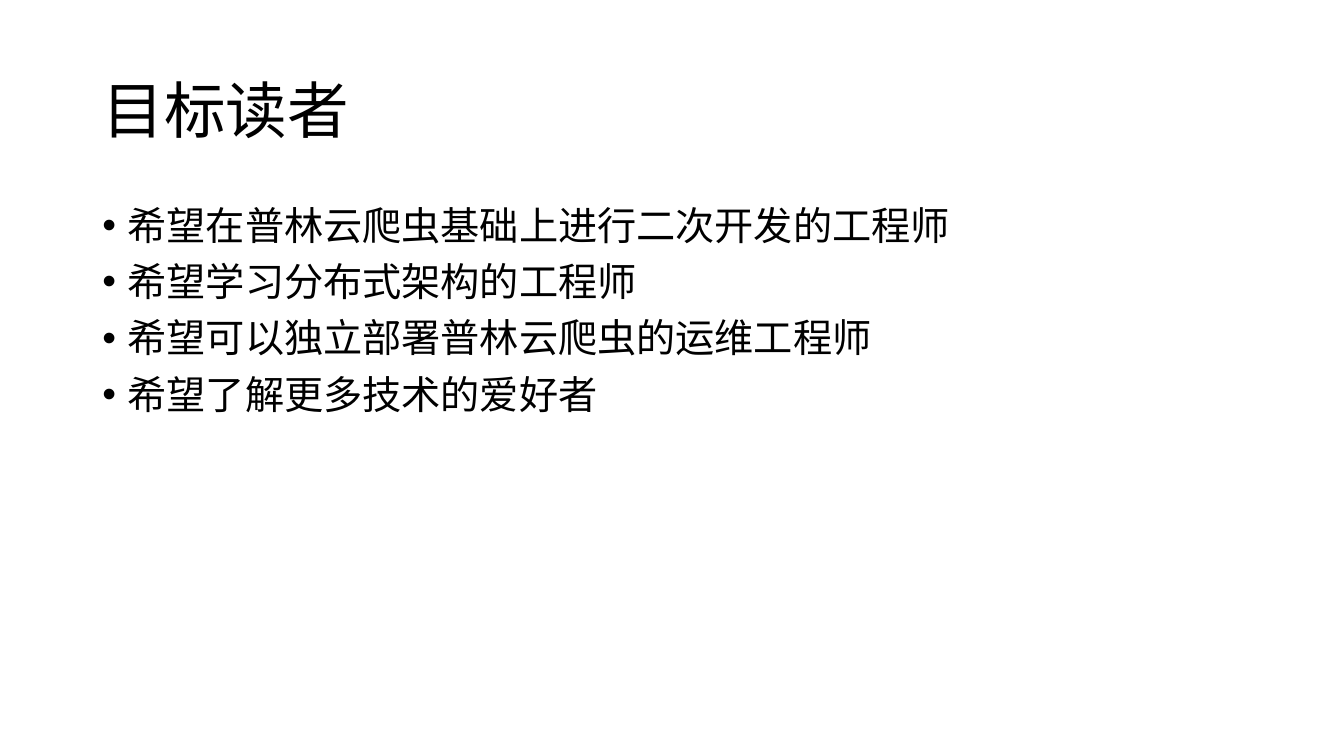
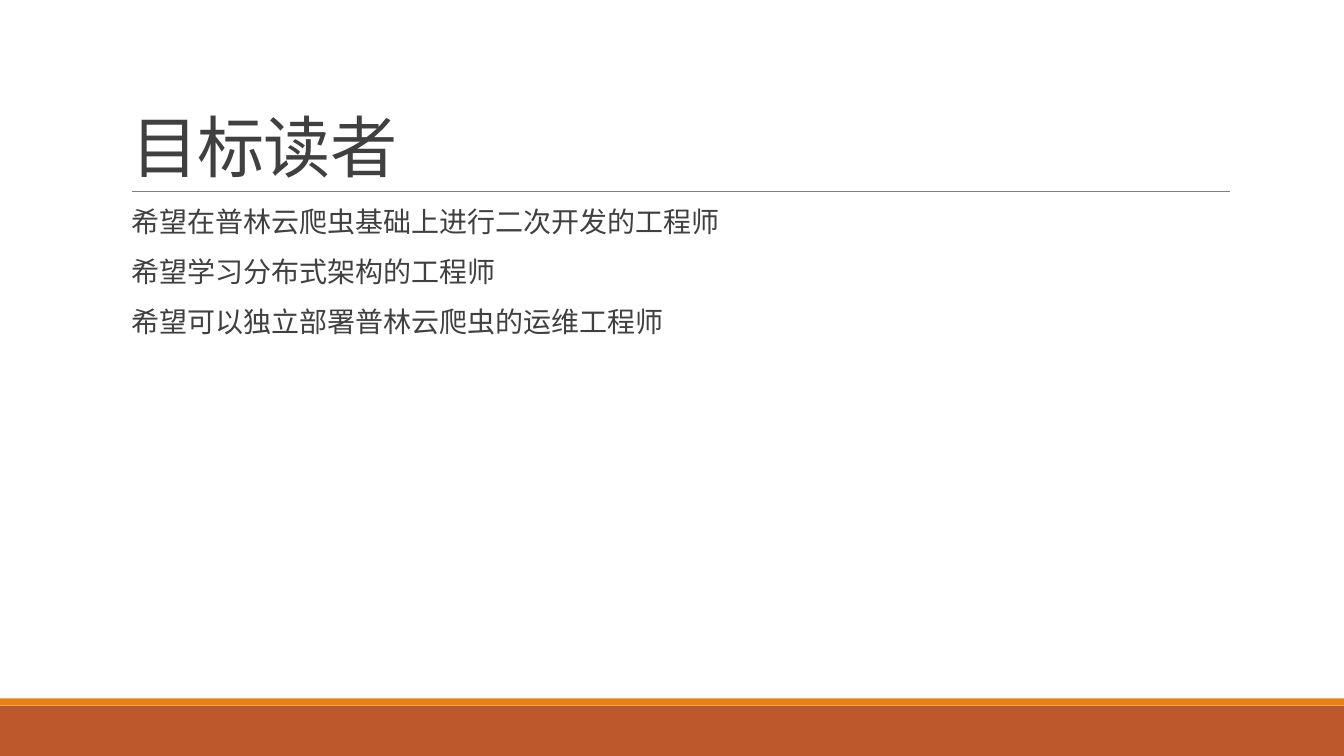
Before and after one commit to xcctbys/clawer, a slide deck: slide 3 of docs/Cloud_Clawer_Of_Princetechs.pptx. Drawn at 1344x756 pixels with LibreOffice and Linux fonts; fonts in the diff are those of the drawing. Boxes give left, top, right and bottom in pixels: in the first picture for what was removed or moved away, otherwise in the second. Text is boxed around its words. In the diff, an @@ line names an element or a change of style, - is before the commit and + after.

```diff
--- a/docs/Cloud_Clawer_Of_Princetechs.pptx
+++ b/docs/Cloud_Clawer_Of_Princetechs.pptx
@@ title "目标读者": place and size @@
-title "目标读者" at box(102, 81, 348, 138)
+title "目标读者" at box(131, 115, 398, 178)
@@ title "目标读者" at box(131, 115, 398, 178): size 44 to 48 pt, font Noto Sans CJK SC to Calibri, text colour #000000 to #404040, letter spacing 0 to -0.5 pt; line spacing 0.9 to 0.85; vertical alignment middle to bottom @@
@@ text "希望在普林云爬虫基础上进行二次开发的工程师" at box(131, 208, 720, 335): size 28 to 20 pt, font Noto Sans CJK SC to Calibri, text colour #000000 to #404040; bullet • to  ; more space between paragraphs @@
@@ line added from (132, 192) to (1231, 192), #808080 0.5 pt @@
@@ text at box(128, 376, 598, 412): paragraph removed @@
-• 希望了解更多技术的爱好者
@@ rectangle added at box(0, 706, 1344, 756), fill #BD582C @@
@@ rectangle added at box(0, 699, 1344, 706), fill #E48312 @@
```
Also in this commit, not shown: 14 other slides changed.
